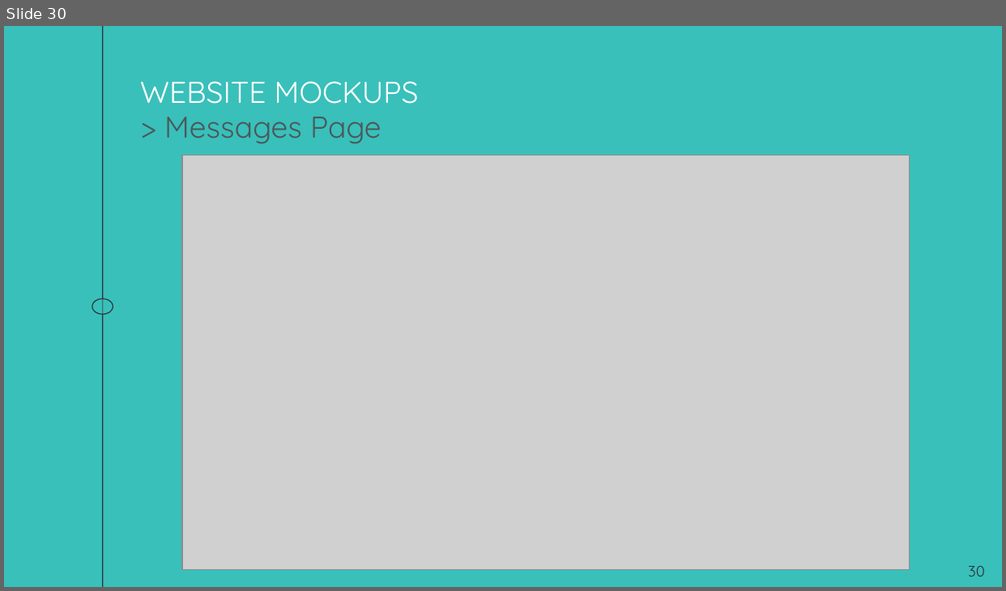
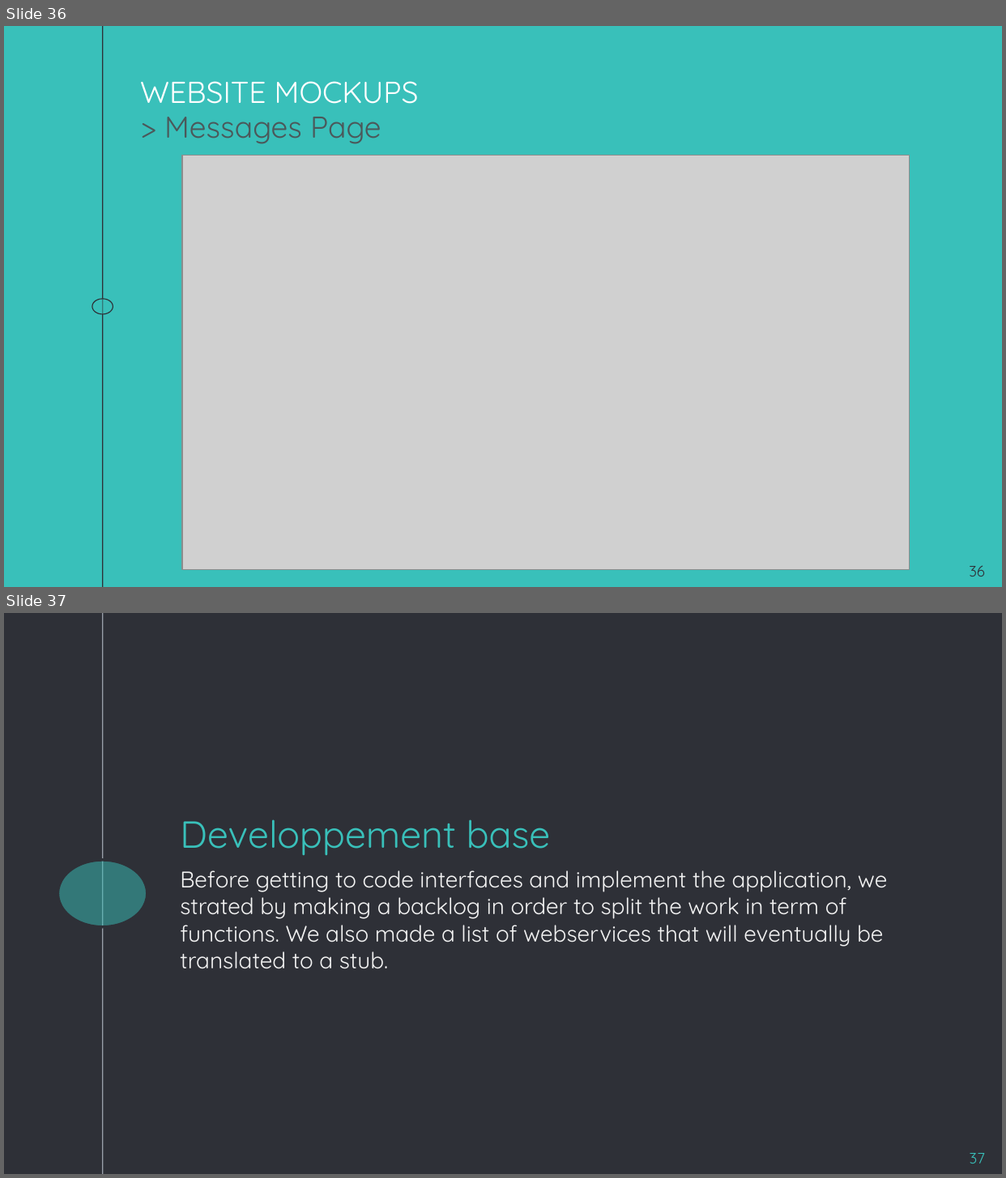
Before and after one commit to andressito/ProjetGLA2019, a slide deck: Projet/Rapport/TD4_GL_G1.odp. Shown one above the other, each under a label of ours: slide 30 before the commit, slides 36 and 37 after it. The pictures are 1006x591 and 1006x1178 pixels, drawn with LibreOffice and Linux fonts; fonts in the diff are those of the drawing; grey boxes stand for pictures. Boxes give left, top, right and bottom in pixels: in the first picture for what was removed or moved away, otherwise in the second. Text is boxed around its words. In the diff, an @@ line names an element or a change of style, - is before the commit and + after.

Commit message:
final backlog and complete TD4

```diff
--- a/Projet/Rapport/TD4_GL_G1.odp
+++ b/Projet/Rapport/TD4_GL_G1.odp
@@ slide 37 added at (x1=4, y1=613, x2=1002, y2=1174), background #2E3037 @@
@@ line added from (103, 613) to (103, 1174), #999FA9 0.74 pt @@
@@ title added at (x1=180, y1=820, x2=551, y2=855), 30 pt, text #39C0BA @@
+Developpement base
@@ ellipse added at (x1=57, y1=860, x2=147, y2=927), fill #39C0BA at 50% opacity, outline #2E3037 2.24 pt @@
@@ subtitle added at (x1=180, y1=871, x2=888, y2=969), 18 pt, text #F3F3F3 @@
+Before getting to code interfaces and implement the application, we strated by making a backlog in order to split the work in term of functions. We also made a list of webservices that will eventually be translated to a stub.
@@ page number added at (x1=970, y1=1153, x2=985, y2=1164), 12 pt, text #39C0BA @@
+37
@@ what was slide 30 is now slide 36 @@
@@ page number at (x1=969, y1=565, x2=985, y2=577): text changed @@
-30
+36
```
Also in this commit, not shown: 2 slides changed, 9 other slides added, 2 other files.
